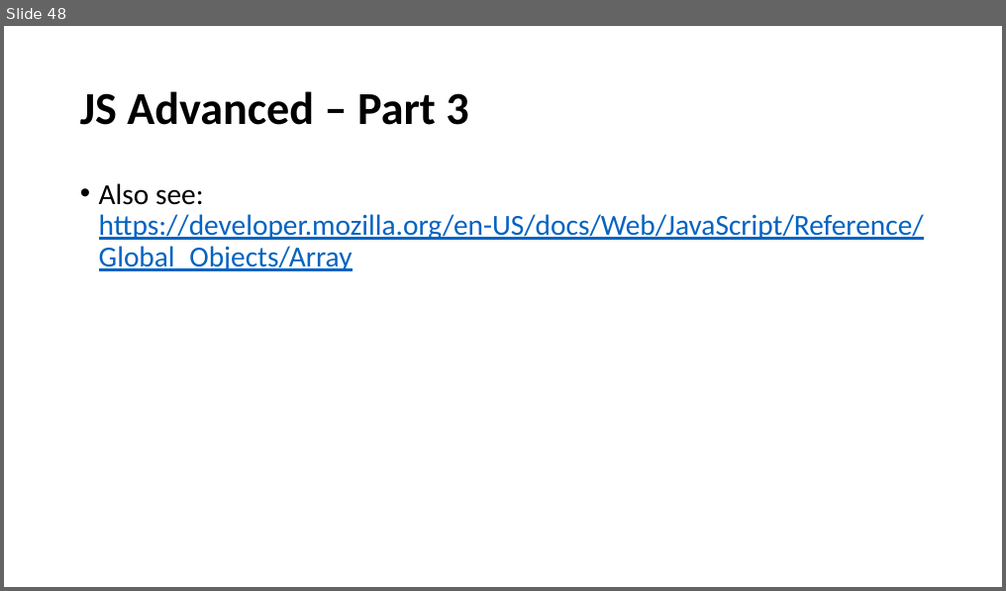
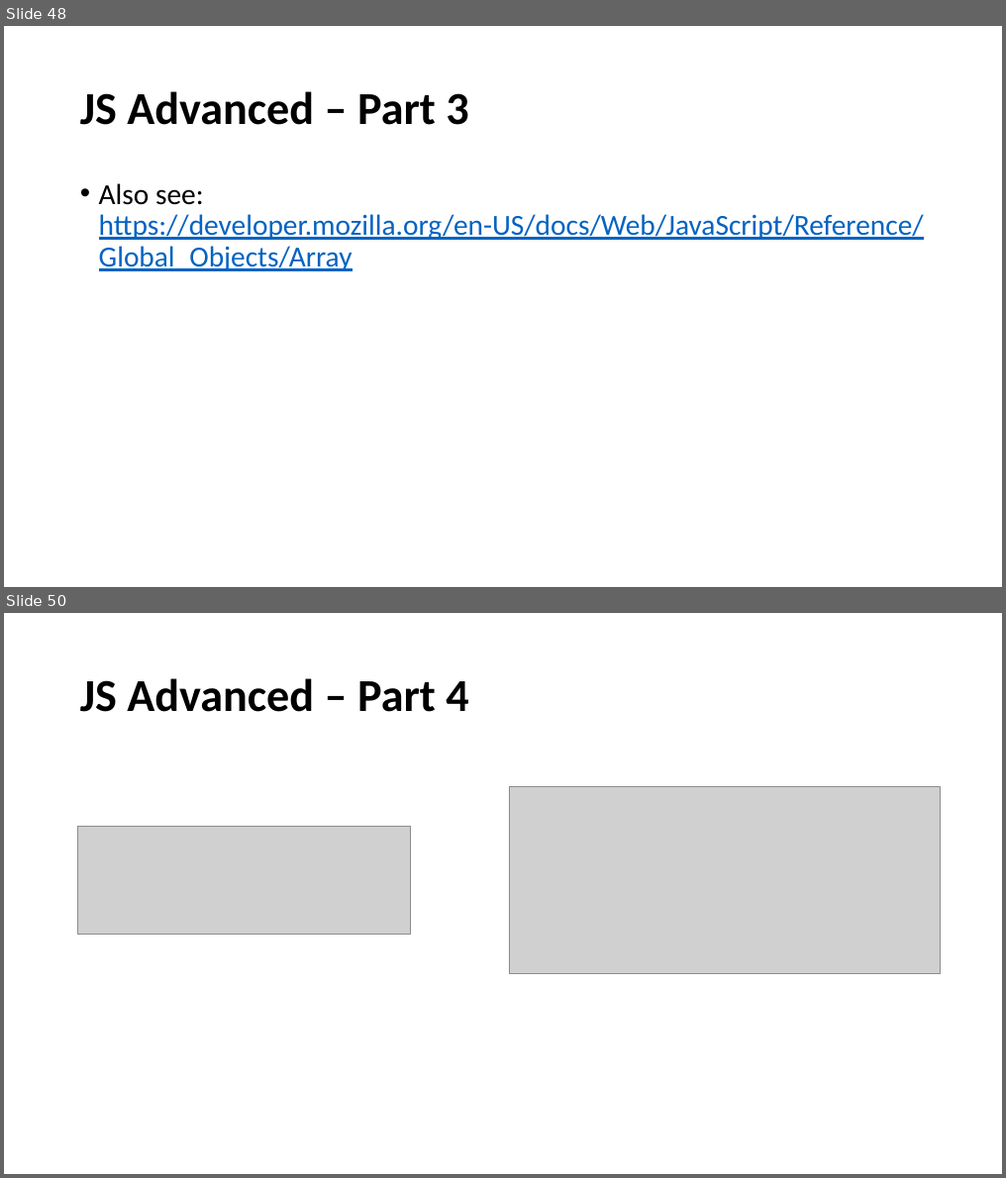
Before and after one commit to perl-easj/WebProg, a slide deck: 30_JavaScript/JavaScriptAdvanced.pptx. Shown one above the other, each under a label of ours: slide 48 before the commit, slides 48 and 50 after it; the slides between them are not shown. The pictures are 1006x591 and 1006x1178 pixels, drawn with LibreOffice and Linux fonts; fonts in the diff are those of the drawing; grey boxes stand for pictures. Boxes give left, top, right and bottom in pixels: in the first picture for what was removed or moved away, otherwise in the second. Text is boxed around its words. In the diff, an @@ line names an element or a change of style, - is before the commit and + after.

```diff
--- a/30_JavaScript/JavaScriptAdvanced.pptx
+++ b/30_JavaScript/JavaScriptAdvanced.pptx
@@ slide 50 added at bbox=[4, 613, 1002, 1174], background #FFFFFF @@
@@ title added at bbox=[80, 678, 468, 712], 44 pt, text #000000, bold @@
+JS Advanced – Part 4
@@ picture added at bbox=[509, 786, 941, 973] @@
@@ picture added at bbox=[78, 827, 411, 935] @@
```
Also in this commit, not shown: 15 other slides added, 9 other files.
